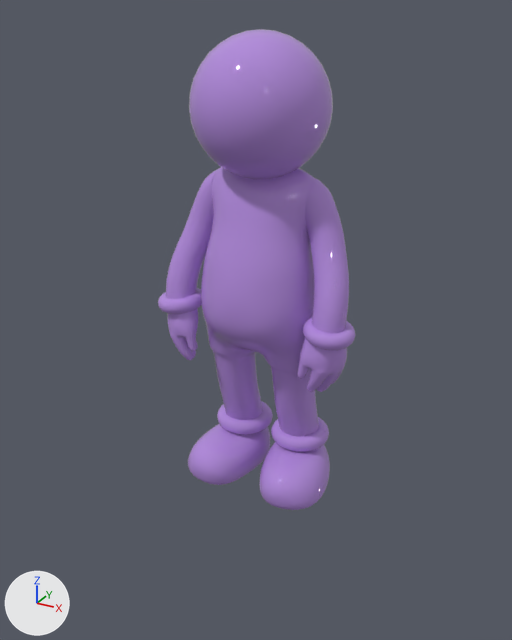
The glTF model public/models/figure--model.glb as it was, and as the next commit left it.
Rendered twice from a 50 mm camera at (67.3, -128.7, 102.9) aimed at (-3.0, -0.9, 39.0). The axes (+X, +Y, +Z) are drawn at lower left. The lights are the same throughout. Where no turn or scale is listed for an object, it has been applied to the vertices. Vertices at the same position are counted once.

The older version as bpy lines, for what is in view:
```python
ob_arm_001_material_001_0 = bpy.data.objects.new('Arm.001_Material.001_0', me_arm_001_material_001_0)
ob_arm_001_material_001_0.location = (0.0, 0.0, 0.0)
ob_body_002_material_001_0 = bpy.data.objects.new('Body.002_Material.001_0', me_body_002_material_001_0)
ob_body_002_material_001_0.location = (0.0, 0.0, 0.0)
ob_retopo_mesh_007_material_001_0 = bpy.data.objects.new('Retopo_Mesh.007_Material.001_0', me_retopo_mesh_007_material_001_0)
ob_retopo_mesh_007_material_001_0.location = (0.0, 0.0, 0.0)
ob_shoe_001_material_001_0 = bpy.data.objects.new('Shoe.001_Material.001_0', me_shoe_001_material_001_0)
ob_shoe_001_material_001_0.location = (0.0, 0.0, 0.0)
ob_sphere_001_material_001_0 = bpy.data.objects.new('Sphere.001_Material.001_0', me_sphere_001_material_001_0)
ob_sphere_001_material_001_0.location = (0.0, 0.0, 0.0)
ob_torus_005_material_001_0 = bpy.data.objects.new('Torus.005_Material.001_0', me_torus_005_material_001_0)
ob_torus_005_material_001_0.location = (0.0, 0.0, 0.0)
```
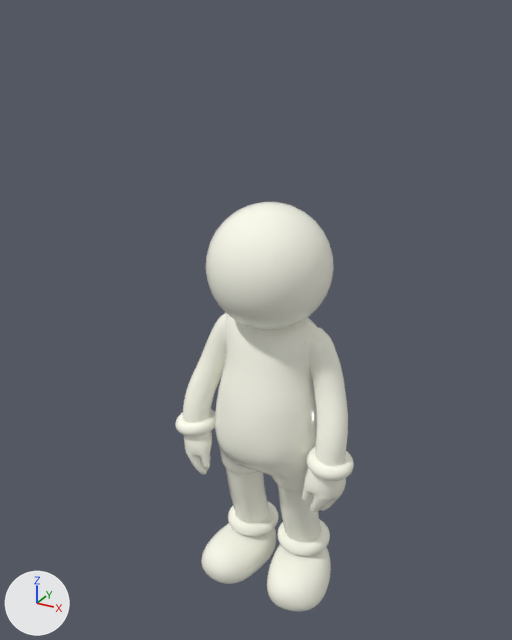
Diff of the bpy script that builds the scene:
```diff
--- a/public/models/figure--model.glb.py
+++ b/public/models/figure--model.glb.py
@@ mat_material_001 @@
 mat_material_001 = principled_material('Material.001')
-mat_material_001.base_color = (0.456, 0.262, 0.73)  # purple #b48cde
+mat_material_001.base_color = (1.0, 1.0, 0.875)  # white #fffff0
 mat_material_001.roughness = 0.0
@@ me_arm_001_material_001_0 @@
-me_arm_001_material_001_0.from_pydata(...)  # 1432 vertices, 2740 faces; spans x -21.1..21.1, y -11.9..1.2, z 44.8..72.4
+me_arm_001_material_001_0.from_pydata(...)  # 16344 vertices, 32344 faces; spans x -23.0..23.0, y -14.0..13.5, z -33.6..65.7
+# me_arm_001_material_001_0 part 1: the loose piece of 716 vertices spanning x -21.1..-10.4, y -11.9..1.2, z 44.8..72.4 is moved by (0.0, 4.1, -33.6)
+# me_arm_001_material_001_0 part 2: the loose piece of 716 vertices spanning x 10.4..21.1, y -11.9..1.2, z 44.8..72.4 is moved by (0.0, 4.1, -33.6)
+# me_arm_001_material_001_0 part 3: a new loose piece, a torus around z (ring radius 5.0, tube radius 1.9) spanning x -14.3..-0.7, y -1.0..12.6, z -24.3..-20.2, in mat_material_001 (white #fffff0)
+# me_arm_001_material_001_0 part 4: a new loose piece, a torus around z (ring radius 5.0, tube radius 1.9) spanning x 0.7..14.3, y -1.0..12.6, z -24.3..-20.2, in mat_material_001 (white #fffff0)
+# me_arm_001_material_001_0 part 5: a new loose piece, a UV sphere (32 segments, 16 rings, poles along z) spanning x -13.8..13.8, y -14.0..13.5, z 38.2..65.7, in mat_material_001 (white #fffff0)
+# me_arm_001_material_001_0 part 6: a new loose piece of 2304 vertices spanning x -23.0..-12.6, y -9.5..1.1, z 7.6..12.1, in mat_material_001 (white #fffff0)
+# me_arm_001_material_001_0 part 7: a new loose piece of 2304 vertices spanning x 12.6..23.0, y -9.5..1.1, z 7.6..12.1, in mat_material_001 (white #fffff0)
+# me_arm_001_material_001_0 part 8: a new loose piece of 2138 vertices spanning x -13.3..13.3, y -11.8..10.9, z -20.5..41.0, in mat_material_001 (white #fffff0)
+# me_arm_001_material_001_0 part 9: a new loose piece of 1055 vertices spanning x -21.2..-12.6, y -8.6..0.2, z -4.5..9.2, in mat_material_001 (white #fffff0)
+# me_arm_001_material_001_0 part 10: a new loose piece of 1055 vertices spanning x 12.6..21.2, y -8.6..0.2, z -4.5..9.2, in mat_material_001 (white #fffff0)
+# me_arm_001_material_001_0 part 11: a new loose piece of 483 vertices spanning x -17.1..-1.0, y -10.7..12.4, z -33.6..-23.5, in mat_material_001 (white #fffff0)
+# me_arm_001_material_001_0 part 12: a new loose piece of 483 vertices spanning x 1.0..17.1, y -10.7..12.4, z -33.6..-23.5, in mat_material_001 (white #fffff0)
 me_arm_001_material_001_0.materials.append(mat_material_001)
@@ ob_body_002_material_001_0 @@
-ob_body_002_material_001_0 = bpy.data.objects.new('Body.002_Material.001_0', me_body_002_material_001_0)
@@ ob_retopo_mesh_007_material_001_0 @@
-ob_retopo_mesh_007_material_001_0 = bpy.data.objects.new('Retopo_Mesh.007_Material.001_0', me_retopo_mesh_007_material_001_0)
@@ ob_shoe_001_material_001_0 @@
-ob_shoe_001_material_001_0 = bpy.data.objects.new('Shoe.001_Material.001_0', me_shoe_001_material_001_0)
@@ ob_sphere_001_material_001_0 @@
-ob_sphere_001_material_001_0 = bpy.data.objects.new('Sphere.001_Material.001_0', me_sphere_001_material_001_0)
@@ ob_torus_005_material_001_0 @@
-ob_torus_005_material_001_0 = bpy.data.objects.new('Torus.005_Material.001_0', me_torus_005_material_001_0)
```

What differs and where, as boxes [x1, y1, x2, y2] in the pictures (512 x 640 px; the box of a moved part takes in the faces that stretch with it):
'Arm.001_Material.001_0', recoloured, reshaped (148% taller): before [166, 168, 349, 333]; after [175, 202, 354, 612]
'Body.002_Material.001_0', deleted (purple): before [201, 167, 319, 436]
'Sphere.001_Material.001_0', deleted (purple): before [189, 29, 333, 180]
'Shoe.001_Material.001_0', deleted (purple): before [188, 401, 330, 510]
'Retopo_Mesh.007_Material.001_0', deleted (purple): before [167, 309, 347, 392]
'Torus.005_Material.001_0', deleted (purple): before [158, 288, 355, 350]
part 1 of me_arm_001_material_001_0, moved or reshaped: before [166, 168, 219, 299]; after [183, 313, 228, 423]
part 2 of me_arm_001_material_001_0, moved or reshaped: before [305, 179, 349, 333]; after [309, 328, 348, 466]
part 3 of me_arm_001_material_001_0, added: after [228, 501, 279, 537]
part 4 of me_arm_001_material_001_0, added: after [277, 519, 330, 556]
part 5 of me_arm_001_material_001_0, added: after [205, 202, 334, 330]
part 6 of me_arm_001_material_001_0, added: after [175, 409, 215, 437]
part 7 of me_arm_001_material_001_0, added: after [307, 447, 354, 481]
part 8 of me_arm_001_material_001_0, added: after [215, 315, 321, 542]
part 9 of me_arm_001_material_001_0, added: after [184, 430, 212, 475]
part 10 of me_arm_001_material_001_0, added: after [302, 468, 346, 512]
part 11 of me_arm_001_material_001_0, added: after [201, 523, 276, 584]
part 12 of me_arm_001_material_001_0, added: after [267, 544, 331, 612]
